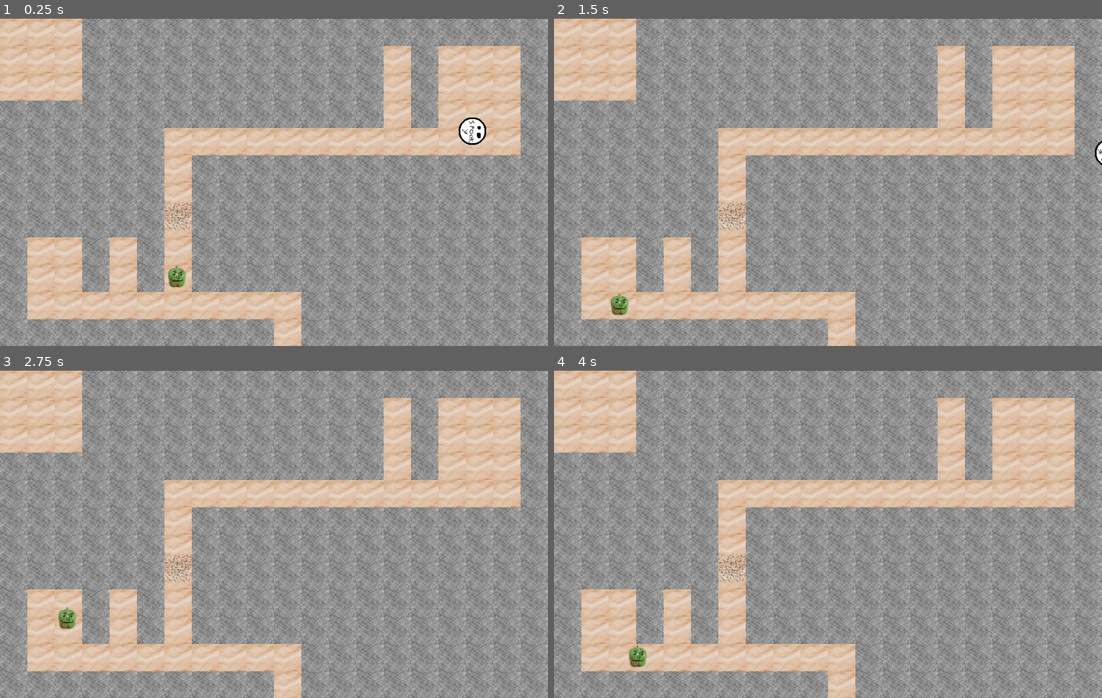
Above: before the commit, frames 1-4 (two rows, left to right).
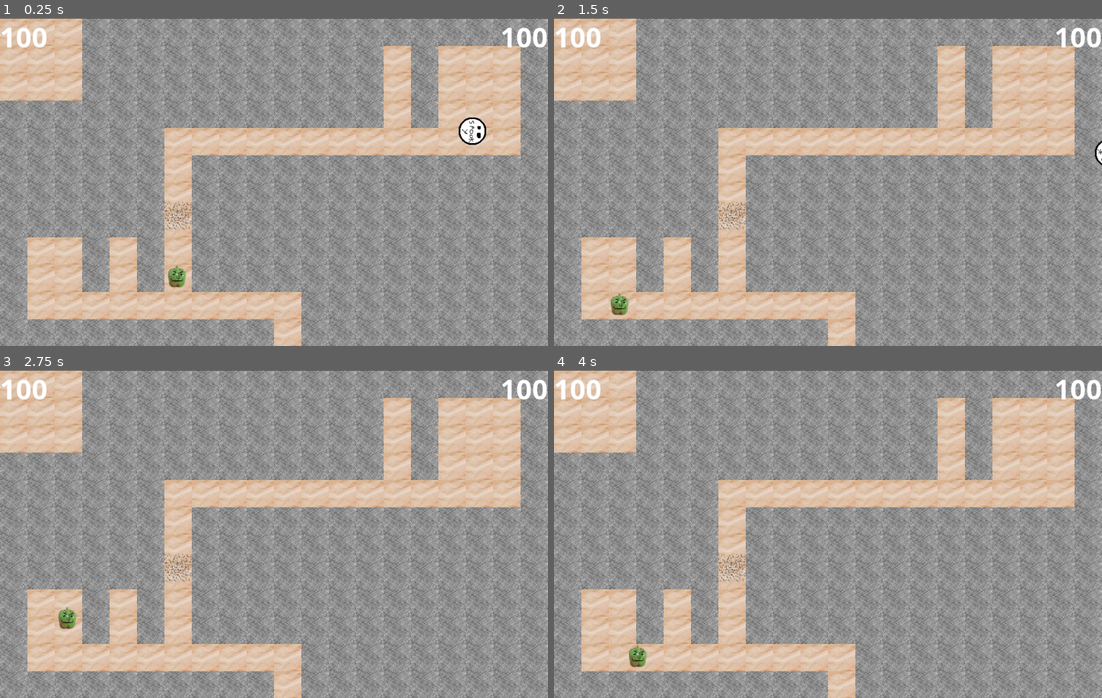
Above: after the commit, the same moments.

Repository: Solid-Squid-Contingent/LD-48
Game: Godot game, scene res://scenes/Main.tscn
Same seed, same stepped clock (60 frames per second), same inputs: the game is played once before the commit and once after it.
Inputs (mouse positions are in pixels of both pictures, inside the frame that each line leads up to):
- Up to frame 1 (0.25 s): no input
- Up to frame 2 (1.5 s): move the mouse to (948, 165) at 0.52 s; press the mouse at (948, 165) at 0.53 s; hold D (right) 0.53-1.28 s; move the mouse to (718, 198) at 1.27 s; release the mouse at (718, 198) at 1.28 s; hold S (down) from 1.28 s (still down); right-click (718, 198) at 1.35 s
- Up to frame 3 (2.75 s): move the mouse to (328, 461) at 2.02 s; release S (down) at 2.03 s; press the mouse at (328, 461) at 2.03 s; hold D (right) from 2.03 s (still down)
- Up to frame 4 (4 s): move the mouse to (800, 599) at 2.77 s; release D (right) at 2.78 s; release the mouse at (800, 599) at 2.78 s; hold W (up) 2.78-3.53 s; right-click (800, 599) at 2.85 s; move the mouse to (992, 583) at 3.52 s; press the mouse at (992, 583) at 3.53 s; hold A (left) from 3.53 s (still down)

The runs differ from the first frame. In frame 1, 0.5% of the frame differs, in the area x 0-100%, y 2-9%; in frame 2, 0.5%; in frame 3, 0.5%; in frame 4, 0.5%.

Commit message:
Fix font

Diff:
--- a/scenes/Main.tscn
+++ b/scenes/Main.tscn
@@ -51,7 +51,7 @@
 
 [sub_resource type="DynamicFont" id=3]
 size = 50
-font_data = ExtResource( 5 )
+font_data = ExtResource( 7 )
 
 [node name="Node2D" type="Node2D"]
 
Not shown: 1 places in scenes/Main.tscn that only renumber resources
